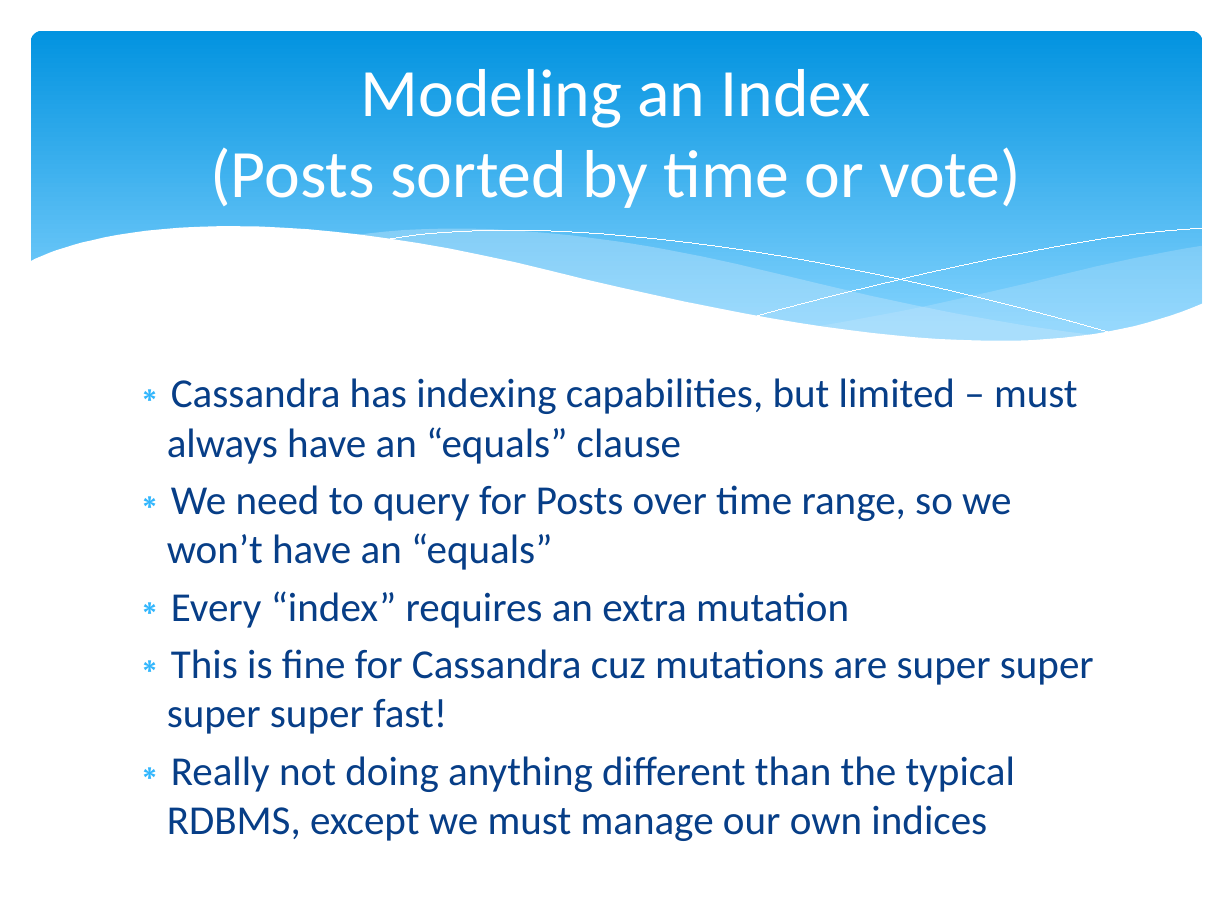
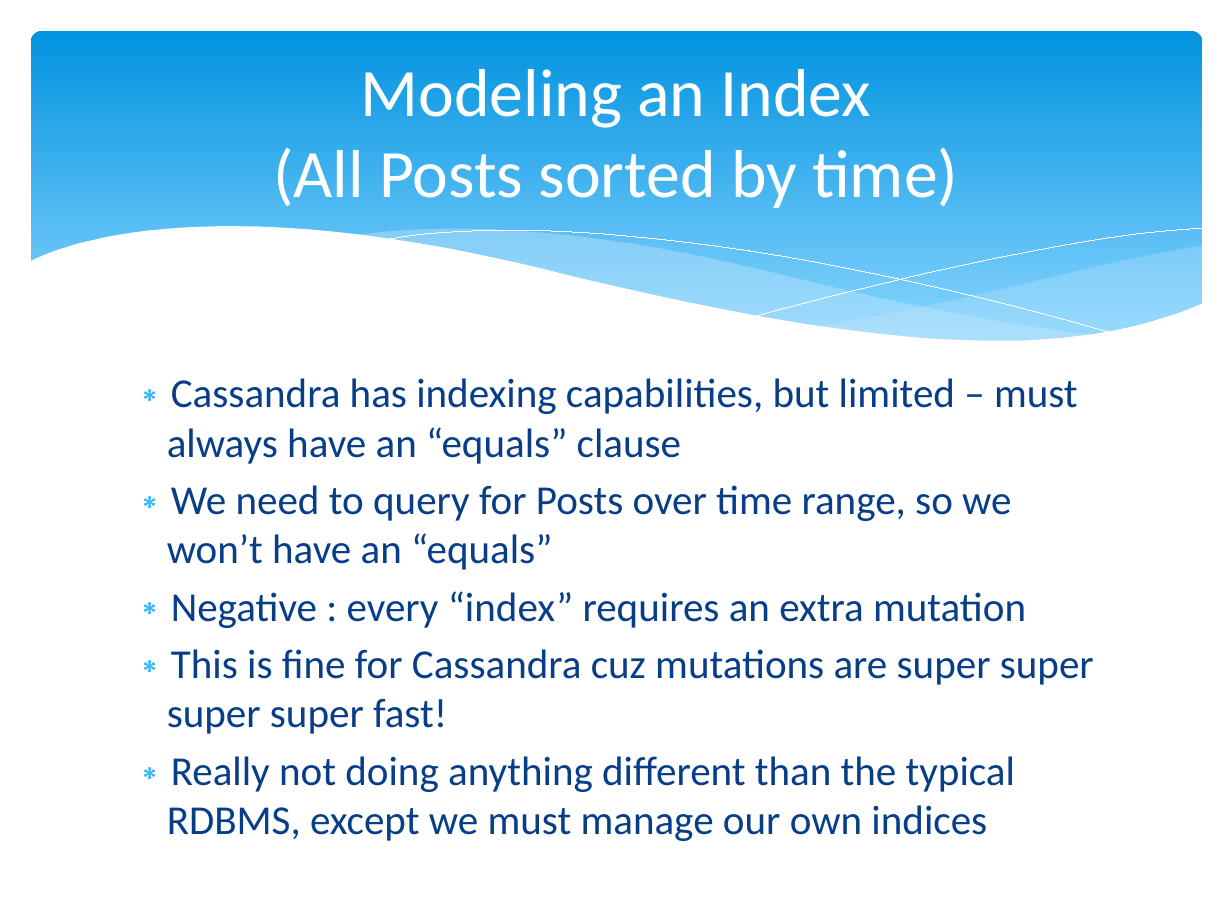
Before and after one commit to calebjones/nosql-blog, a slide deck: slide 22 of cassandra-training.pptx (slide 21 before the commit). Drawn at 1232x924 pixels with LibreOffice and Linux fonts; fonts in the diff are those of the drawing. Boxes give left, top, right and bottom in pixels: in the first picture for what was removed or moved away, otherwise in the second. Text is boxed around its words. In the diff, an @@ line names an element or a change of style, - is before the commit and + after.

```diff
--- a/cassandra-training.pptx
+++ b/cassandra-training.pptx
@@ title at [273, 69, 958, 208]: text changed @@
-Modeling an Index
-(Posts sorted by time or vote)
+Modeling an Index
+(All Posts sorted by time)
@@ text at [171, 591, 1026, 628]: text changed @@
-∗ Every “index” requires an extra mutation
+∗ Negative : every “index” requires an extra mutation
```
Also in this commit, not shown: 16 other slides changed, 5 slides added, 2 other files.
